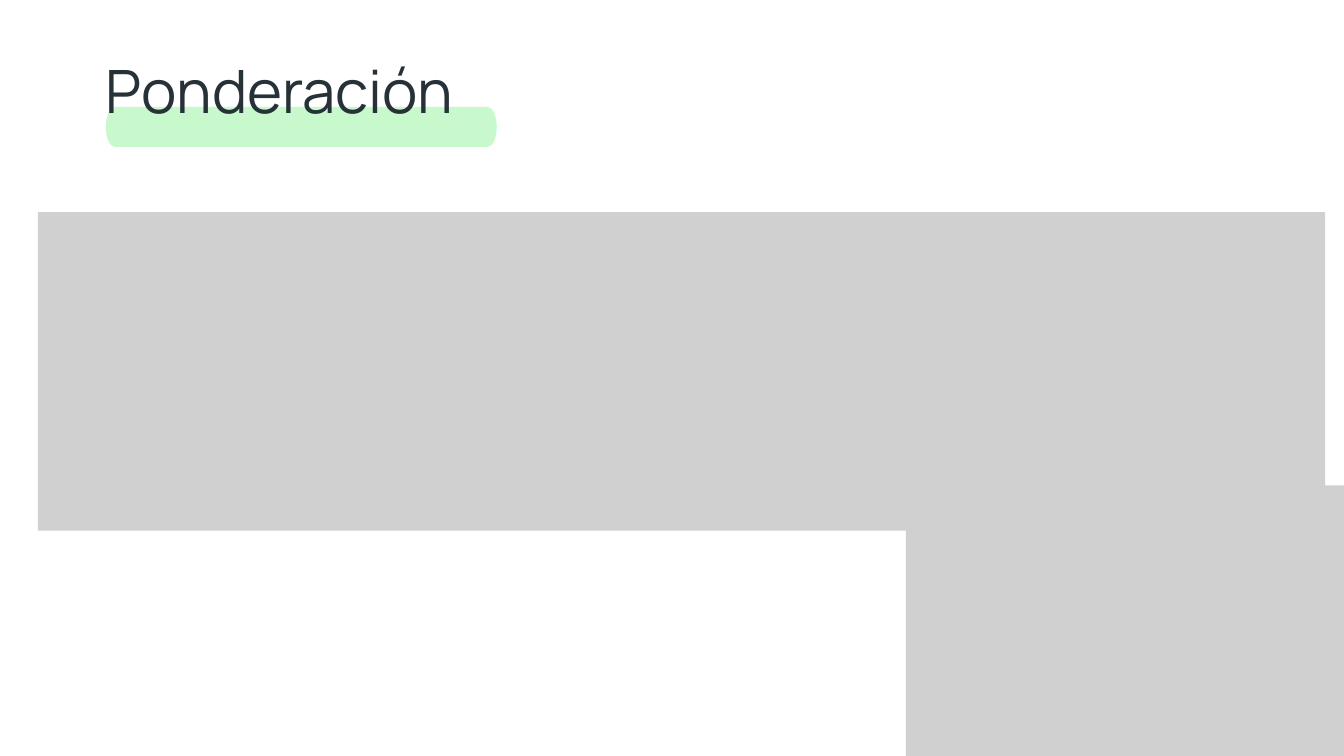
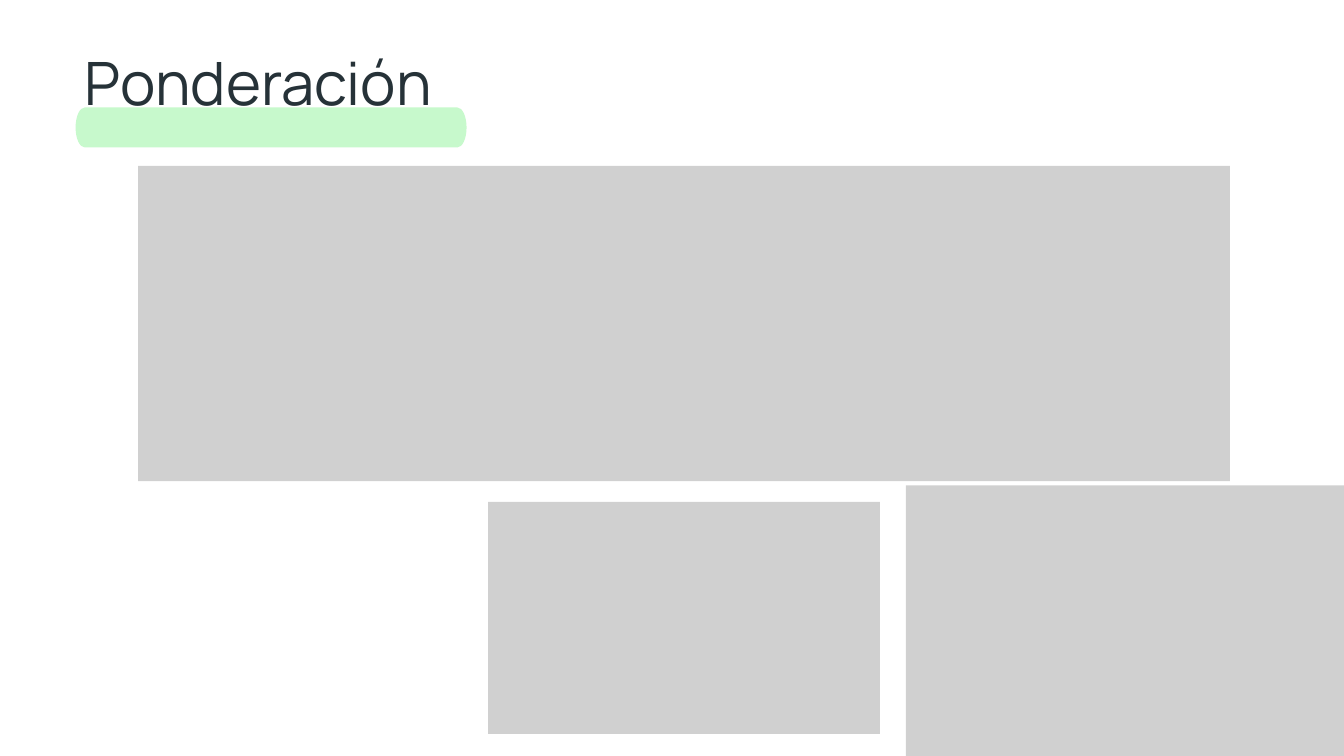
Before and after one commit to Jucer74/SoftwareArchitecture, a slide deck: slide 9 of Project/Context/GUYP.context.pptx. Drawn at 1344x756 pixels with LibreOffice and Linux fonts; fonts in the diff are those of the drawing; grey boxes stand for pictures. Boxes give left, top, right and bottom in pixels: in the first picture for what was removed or moved away, otherwise in the second. Text is boxed around its words. In the diff, an @@ line names an element or a change of style, - is before the commit and + after.

```diff
--- a/Project/Context/GUYP.context.pptx
+++ b/Project/Context/GUYP.context.pptx
@@ text "Ponderación": place and size @@
-text "Ponderación" at (106,66,453,130)
+text "Ponderación" at (85,58,432,122)
@@ freeform shape: place and size @@
-freeform shape at (106,107,497,147)
+freeform shape at (75,108,466,148)
@@ picture: place and size @@
-picture at (38,212,1325,531)
+picture at (138,166,1230,481)
@@ picture added at (488,502,880,734) @@
```
Also in this commit, not shown: 2 other slides changed.
